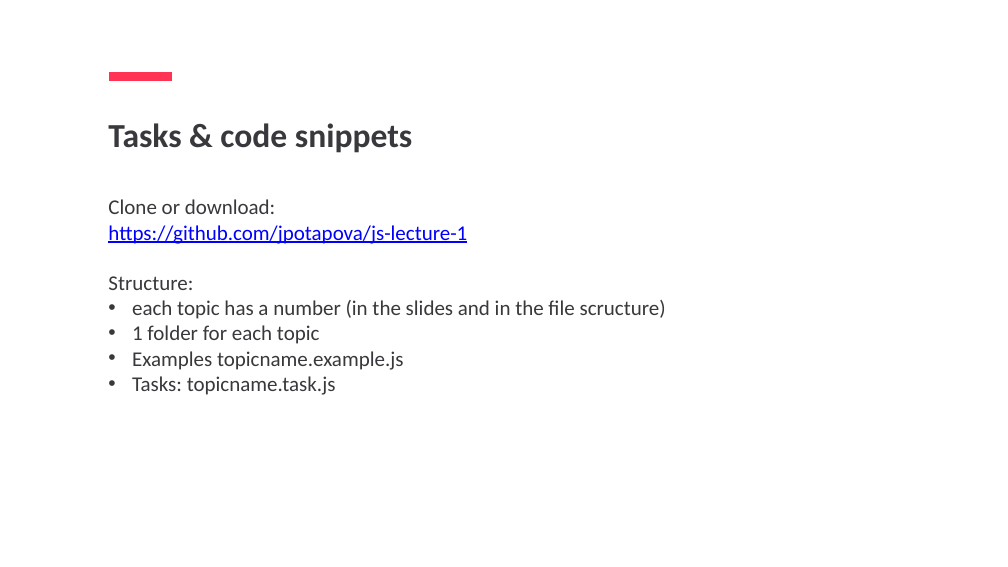
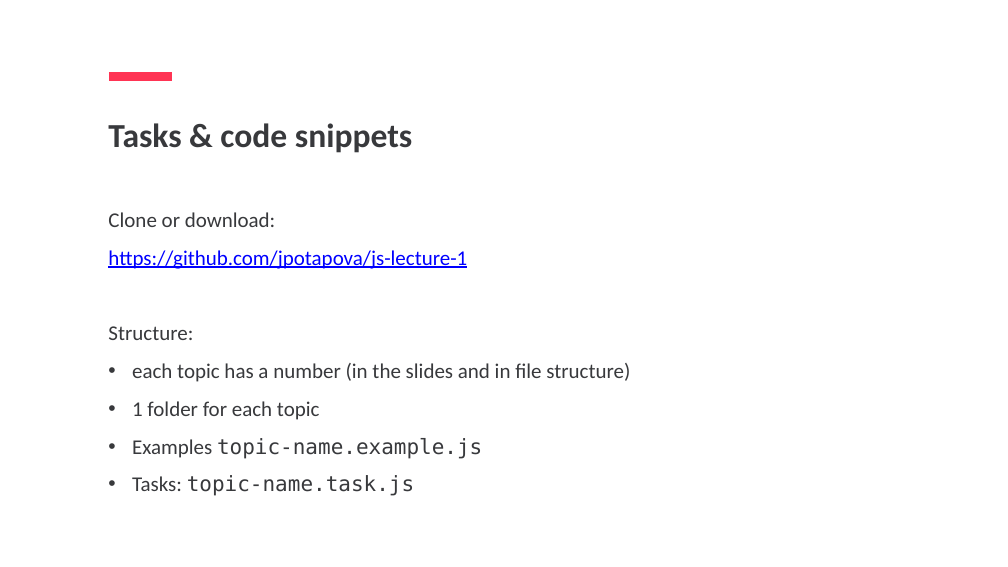
Before and after one commit to jpotapova/js-lecture-1, a slide deck: slide 5 of JS1-Jelizaveta-Potapova.pptx. Drawn at 1008x567 pixels with LibreOffice and Linux fonts; fonts in the diff are those of the drawing. Boxes give left, top, right and bottom in pixels: in the first picture for what was removed or moved away, otherwise in the second. Text is boxed around its words. In the diff, an @@ line names an element or a change of style, - is before the commit and + after.

Commit message:
Update slides

```diff
--- a/JS1-Jelizaveta-Potapova.pptx
+++ b/JS1-Jelizaveta-Potapova.pptx
@@ text at (108,212,467,420): line spacing 1 to 1.5 @@
@@ text at (132,363,630,382): text changed @@
-• each topic has a number (in the slides and in the file scructure)
+• each topic has a number (in the slides and in file structure)
@@ text at (132,438,482,496): text changed; font Calibri to DejaVu Sans Mono @@
-• Examples topicname.example.js
-• Tasks: topicname.task.js
+• Examples topic-name.example.js
+• Tasks: topic-name.task.js
```
Also in this commit, not shown: 27 other slides changed, 7 slides added, 3 other files.
